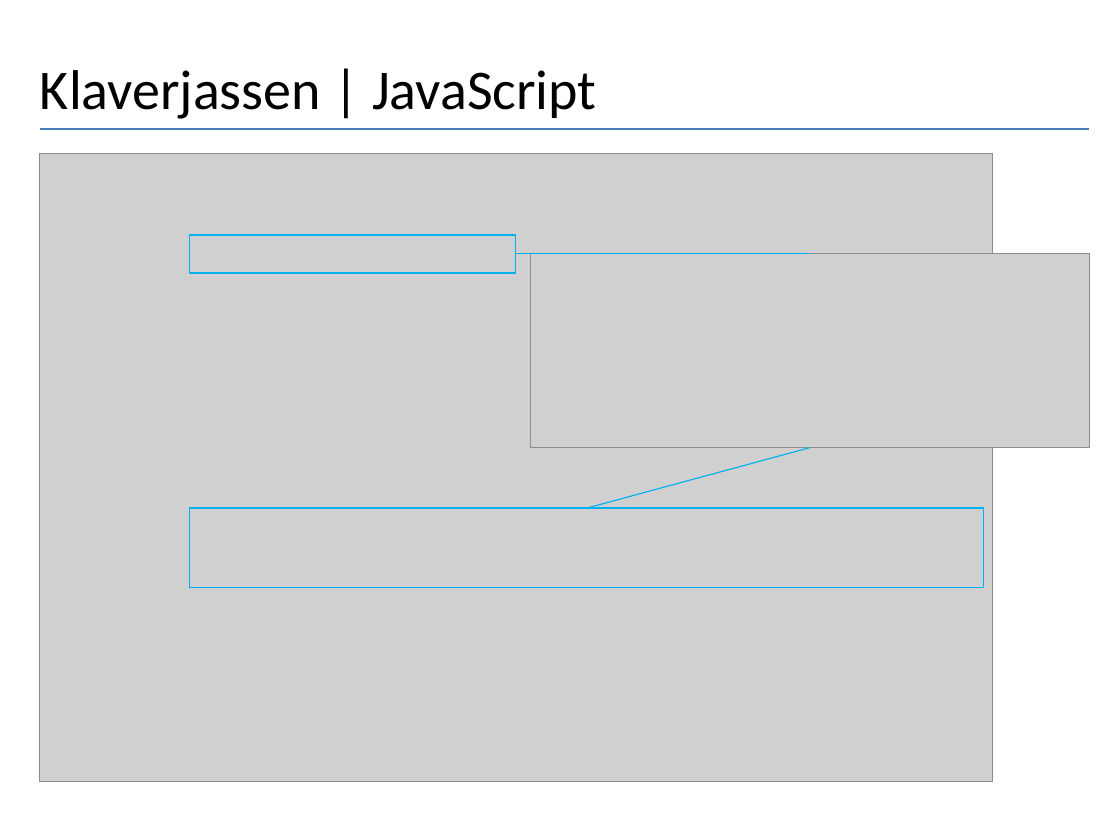
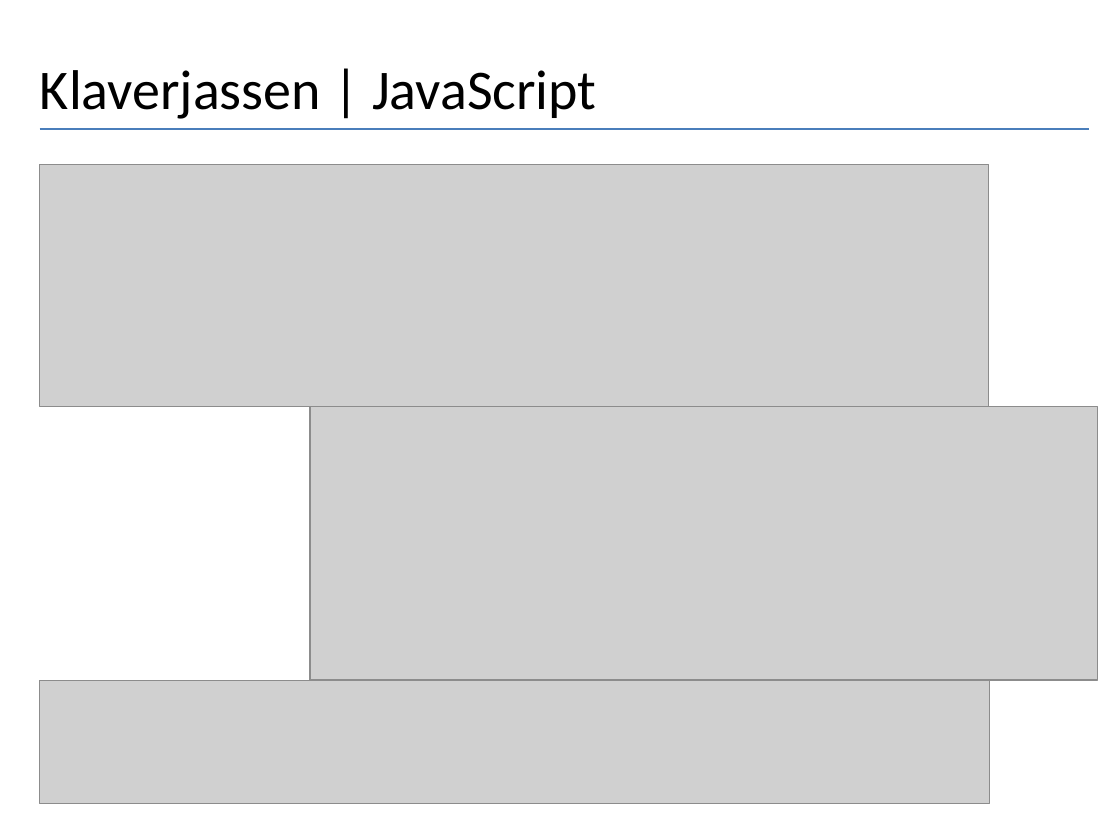
Before and after one commit to AlicedeVries/case, a slide deck: slide 10 of Case presentatie~6.pptx. Drawn at 1120x840 pixels with LibreOffice and Linux fonts; fonts in the diff are those of the drawing; grey boxes stand for pictures. Boxes give left, top, right and bottom in pixels: in the first picture for what was removed or moved away, otherwise in the second. Text is boxed around its words. In the diff, an @@ line names an element or a change of style, - is before the commit and + after.

```diff
--- a/Case presentatie~6.pptx
+++ b/Case presentatie~6.pptx
@@ picture added at [39,165,989,408] @@
@@ rectangle removed at [189,235,515,273] @@
@@ line removed from (810, 254) to (515, 254) @@
@@ picture: place and size @@
-picture at [530,254,1089,448]
+picture at [310,407,1099,680]
@@ line removed from (810, 448) to (587, 508) @@
@@ rectangle removed at [189,508,983,588] @@
@@ picture: place and size @@
-picture at [39,153,992,782]
+picture at [39,680,989,803]
```
Also in this commit, not shown: 4 other slides changed, 3 other files.
